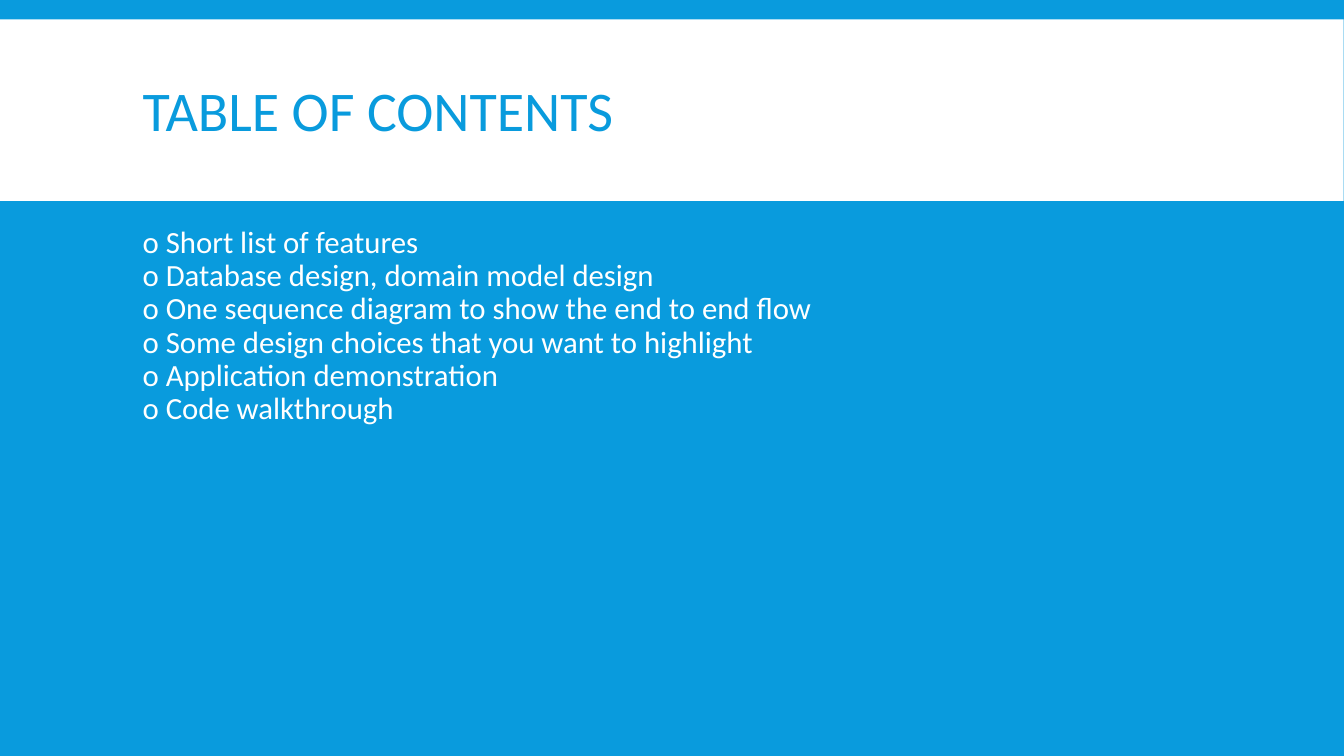
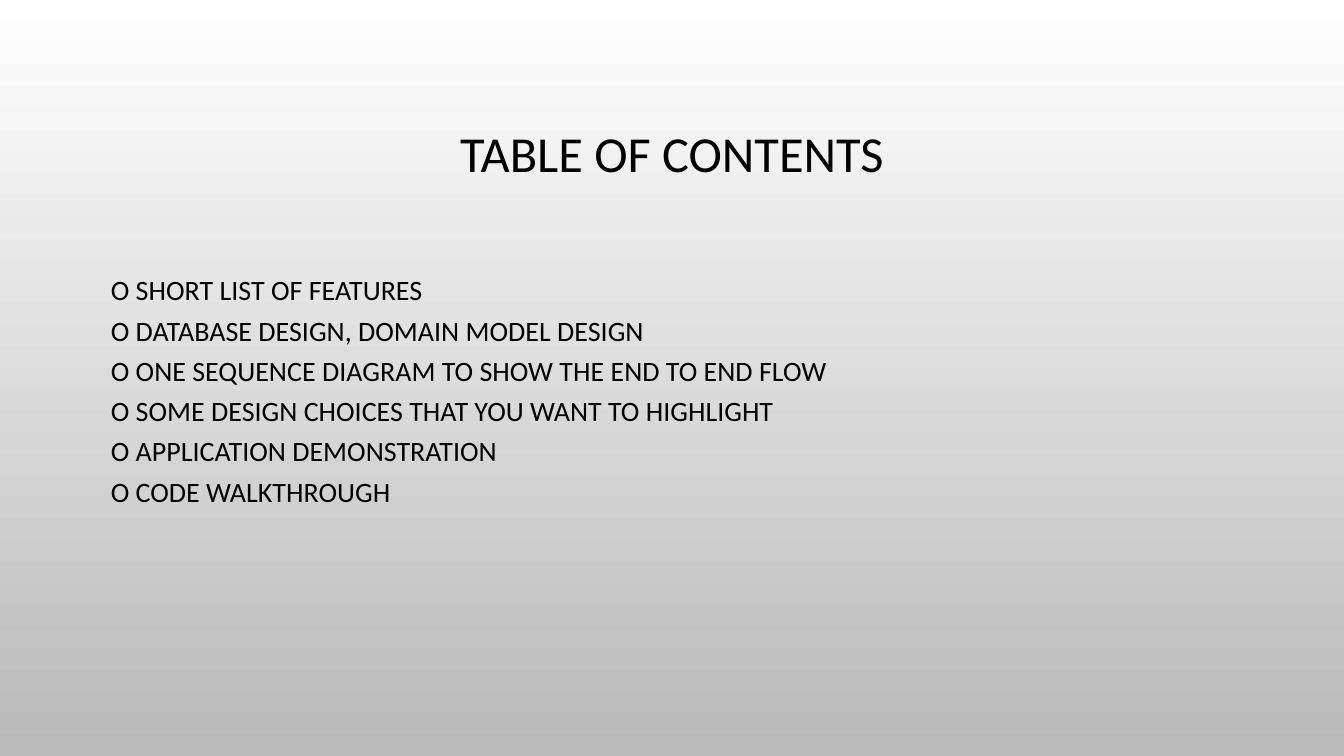
Before and after one commit to chenghao1983/9EA0F9C3-119A-4D20-9D56-E444CBEC5925_Active_Learning_Group4, a slide deck: slide 2 of Doc/Active_Learning_Group4_Presentation.pptx. Drawn at 1344x756 pixels with LibreOffice and Linux fonts; fonts in the diff are those of the drawing; background and template pictures are left out. Boxes give left, top, right and bottom in pixels: in the first picture for what was removed or moved away, otherwise in the second. Text is boxed around its words. In the diff, an @@ line names an element or a change of style, - is before the commit and + after.

Commit message:
Change PPT layout

```diff
--- a/Doc/Active_Learning_Group4_Presentation.pptx
+++ b/Doc/Active_Learning_Group4_Presentation.pptx
@@ background #099BDD to picture (left out) @@
@@ rectangle removed at [0, 19, 1344, 201] @@
@@ title "TABLE OF CONTENTS": place and size @@
-title "TABLE OF CONTENTS" at [143, 94, 613, 132]
+title "TABLE OF CONTENTS" at [460, 139, 883, 173]
@@ title "TABLE OF CONTENTS" at [460, 139, 883, 173]: size 40 to 36 pt, text colour #099BDD to #000000; alignment left to centre; line spacing 0.85 to 0.9 @@
@@ text at [111, 282, 826, 502]: text changed; size 22 to 20 pt; text colour #FFFFFF to #000000 @@
-o Short list of features
-o Database design, domain model design
-o One sequence diagram to show the end to end flow
-o Some design choices that you want to highlight
-o Application demonstration
-o Code walkthrough
+O SHORT LIST OF FEATURES
+O DATABASE DESIGN, DOMAIN MODEL DESIGN
+O ONE SEQUENCE DIAGRAM TO SHOW THE END TO END FLOW
+O SOME DESIGN CHOICES THAT YOU WANT TO HIGHLIGHT
+O APPLICATION DEMONSTRATION
+O CODE WALKTHROUGH
```
Also in this commit, not shown: 5 other slides changed, 1 slide added, 1 slide removed, 1 other file.
